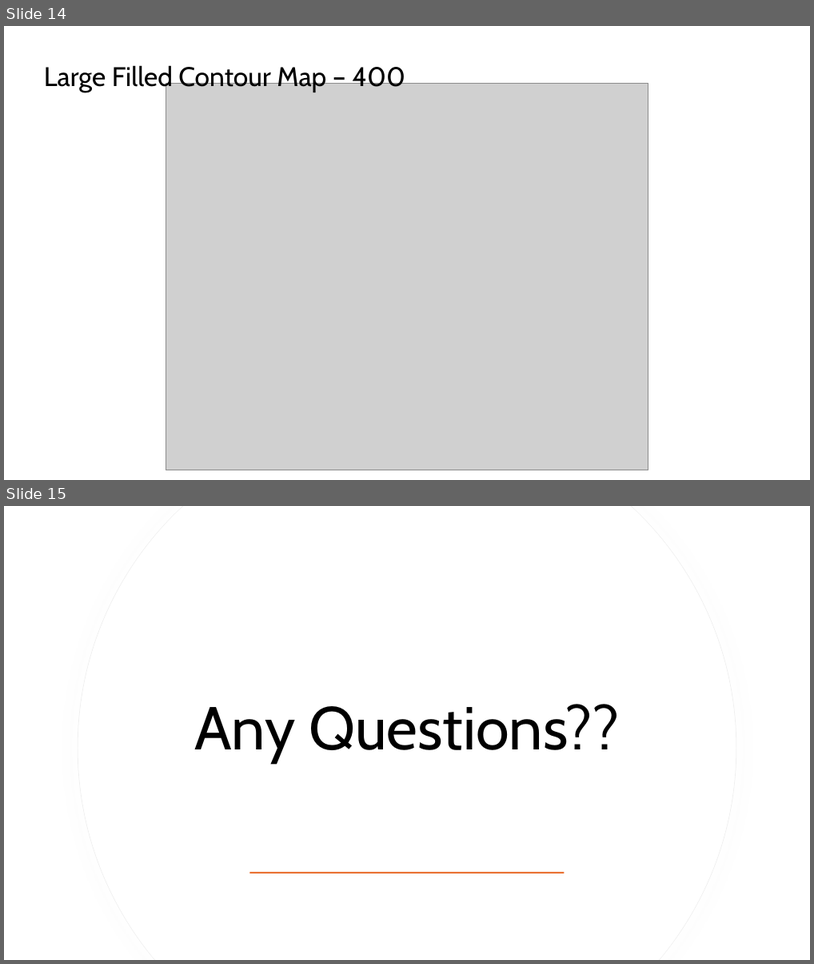
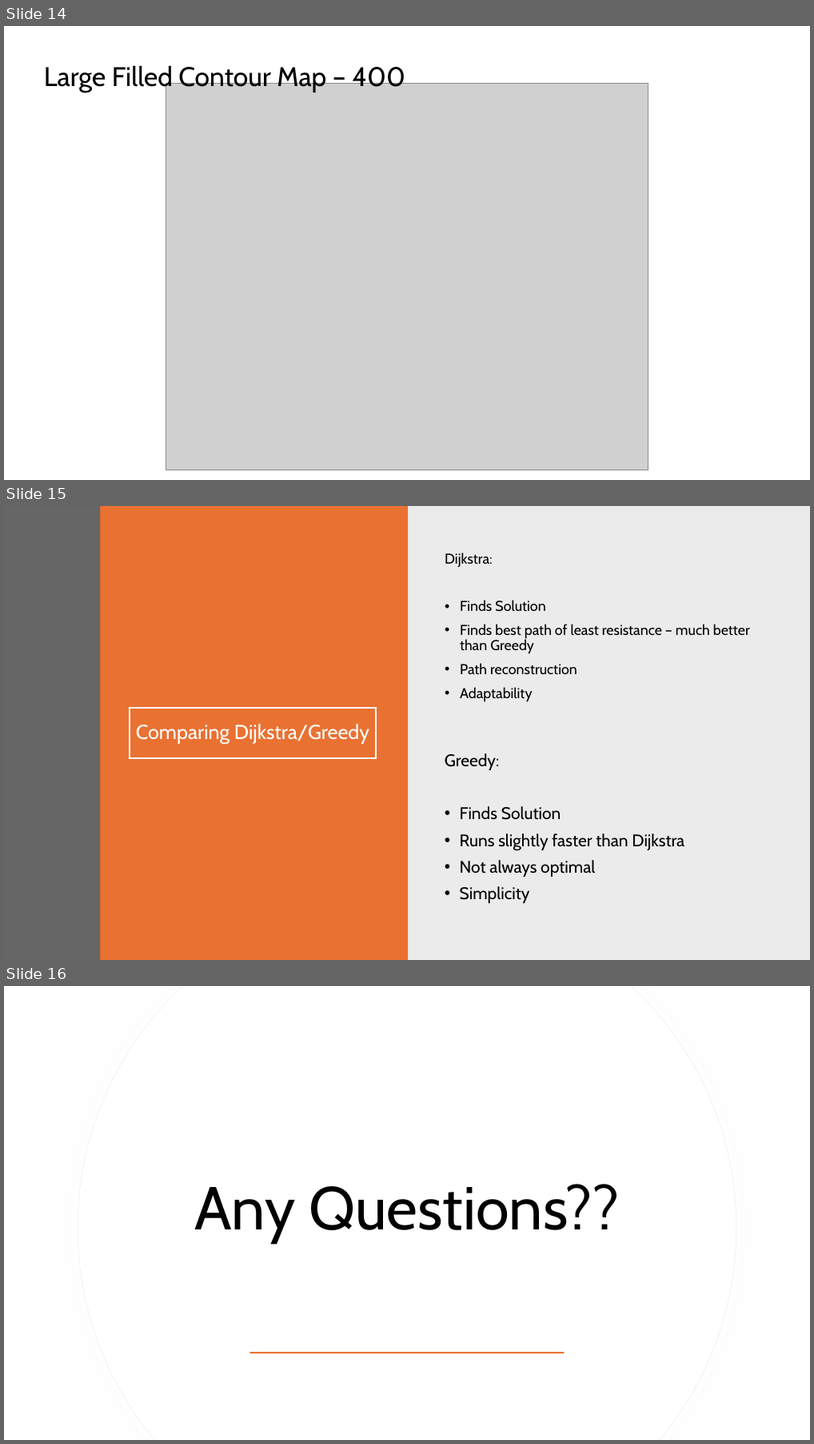
Before and after one commit to drizzy2004/MountainPaths, a slide deck: FinalProject/mountain_paths_final_project.pptx. Shown one above the other, each under a label of ours: slides 14 and 15 before the commit, slides 14, 15 and 16 after it. The pictures are 814x964 and 814x1444 pixels, drawn with LibreOffice and Linux fonts; fonts in the diff are those of the drawing; grey boxes stand for pictures. Boxes give left, top, right and bottom in pixels: in the first picture for what was removed or moved away, otherwise in the second. Text is boxed around its words. In the diff, an @@ line names an element or a change of style, - is before the commit and + after.

Commit message:
added changes to powerpoint

```diff
--- a/FinalProject/mountain_paths_final_project.pptx
+++ b/FinalProject/mountain_paths_final_project.pptx
@@ slide 15 added at (4,506,810,960), background #FFFFFF @@
@@ rectangle added at (4,506,100,960), fill #404040 at 80% opacity @@
@@ rectangle added at (100,506,408,960), fill #E97132 @@
@@ rectangle added at (407,506,810,960), fill #000000 at 8% opacity @@
@@ text added at (445,552,750,702), 17 pt, text #000000 @@
+Dijkstra:
+• Finds Solution
+• Finds best path of least resistance – much better than Greedy
+• Path reconstruction
+• Adaptability
@@ title added at (130,708,376,758), outline #FFFFFF 2 pt, 24 pt, text #FFFFFF @@
+Comparing Dijkstra/Greedy
@@ text added at (445,753,685,903), 20 pt, text #000000 @@
+Greedy:
+• Finds Solution
+• Runs slightly faster than Dijkstra
+• Not always optimal
+• Simplicity
@@ what was slide 15 is now slide 16 @@
```
